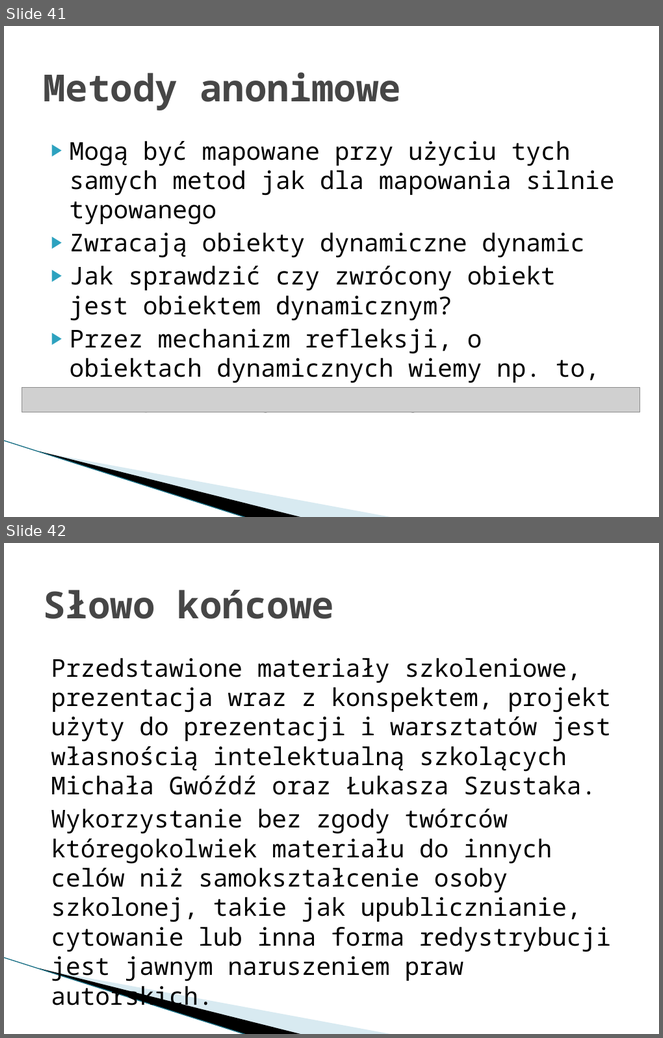
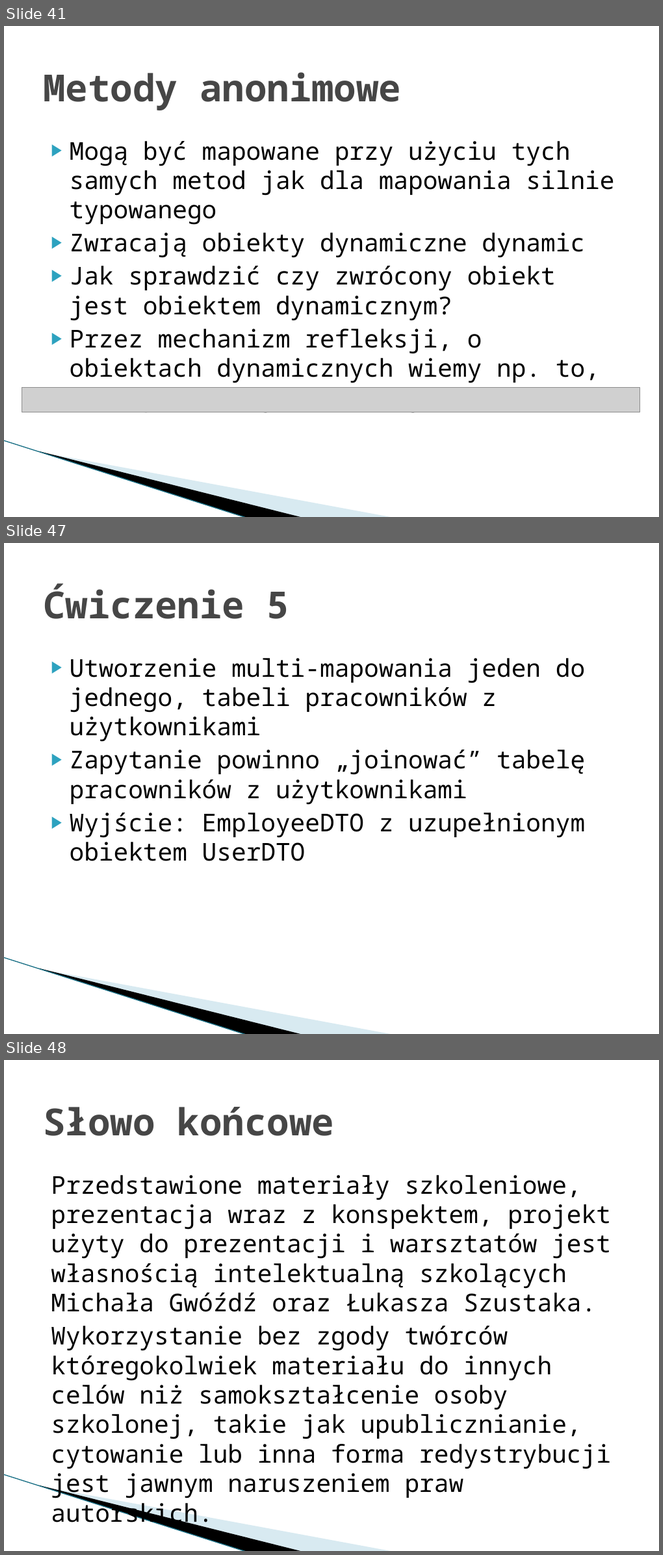
Before and after one commit to mietghar/Dapper_Workshop, a slide deck: Files/Szkolenie warsztatowe Dapper.pptx. Shown one above the other, each under a label of ours: slides 41 and 42 before the commit, slides 41, 47 and 48 after it; the slides between them are not shown. The pictures are 663x1038 and 663x1555 pixels, drawn with LibreOffice and Linux fonts; fonts in the diff are those of the drawing; grey boxes stand for pictures; background and template pictures are left out. Boxes give left, top, right and bottom in pixels: in the first picture for what was removed or moved away, otherwise in the second. Text is boxed around its words. In the diff, an @@ line names an element or a change of style, - is before the commit and + after.

```diff
--- a/Files/Szkolenie warsztatowe Dapper.pptx
+++ b/Files/Szkolenie warsztatowe Dapper.pptx
@@ slide 47 added at (4,543,659,1034), background #FFFFFF; not listed: 3 template elements that a slide beside it also shows @@
@@ title added at (43,583,289,619), 41 pt, text #464646, bold @@
+Ćwiczenie 5
@@ text added at (70,658,585,861), 27 pt, text #000000 @@
+▶ Utworzenie multi-mapowania jeden do jednego, tabeli pracowników z użytkownikami
+▶ Zapytanie powinno „joinować” tabelę pracowników z użytkownikami
+▶ Wyjście: EmployeeDTO z uzupełnionym obiektem UserDTO
@@ what was slide 42 is now slide 48 @@
```
Also in this commit, not shown: 5 other slides added, 4 other files.
